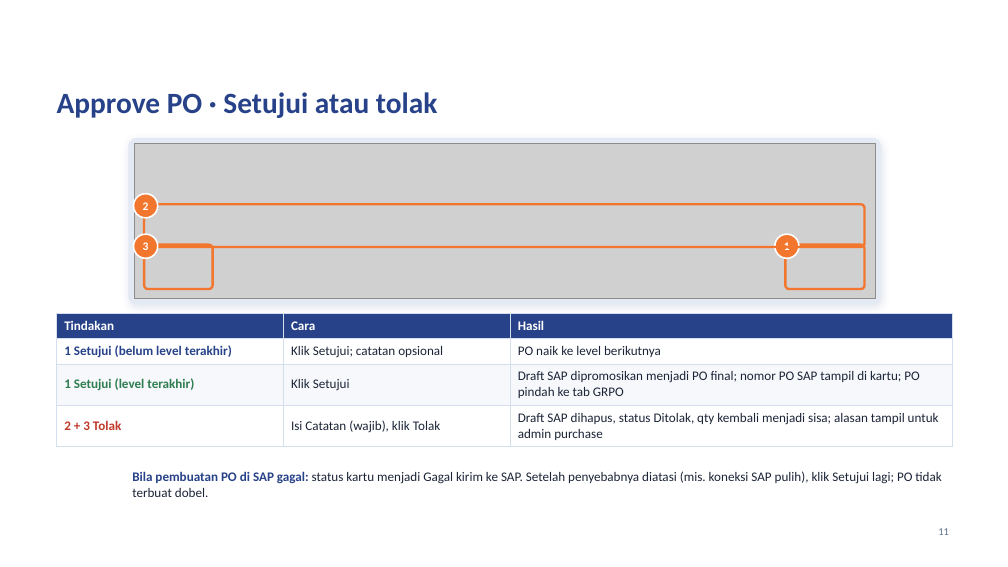
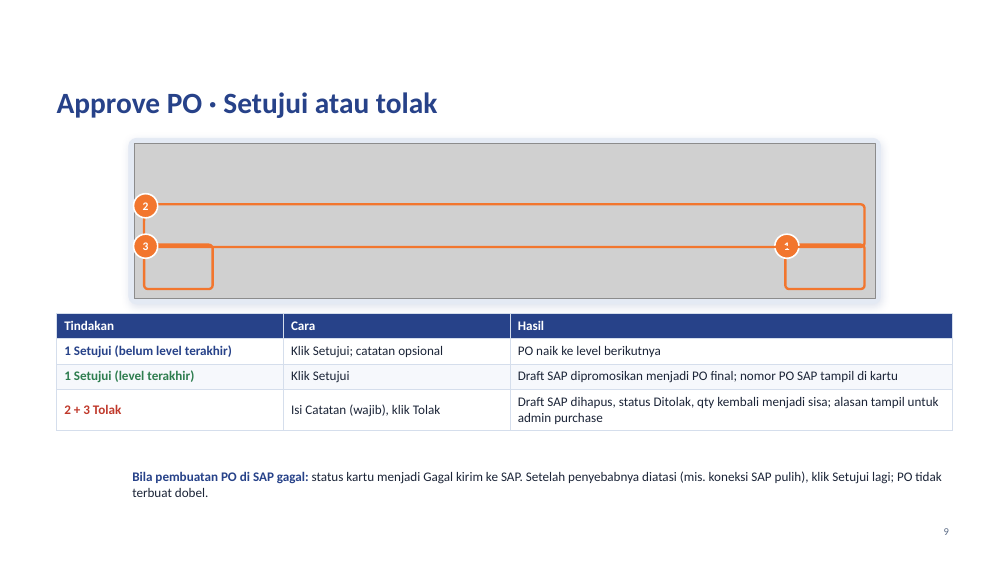
Before and after one commit to alfiandarmawan35/claude, a slide deck: slide 9 of docs/PID_POS_Panduan_Admin_Purchase_Approve_PO.pptx (slide 11 before the commit). Drawn at 1008x567 pixels with LibreOffice and Linux fonts; fonts in the diff are those of the drawing; grey boxes stand for pictures; background and template pictures are left out. Boxes give left, top, right and bottom in pixels: in the first picture for what was removed or moved away, otherwise in the second. Text is boxed around its words. In the diff, an @@ line names an element or a change of style, - is before the commit and + after.

```diff
--- a/docs/PID_POS_Panduan_Admin_Purchase_Approve_PO.pptx
+++ b/docs/PID_POS_Panduan_Admin_Purchase_Approve_PO.pptx
@@ table at [57, 314, 953, 428] @@
-row 3, column 3: Draft SAP dipromosikan menjadi PO final; nomor PO SAP tampil di kartu; PO pindah ke tab GRPO
+row 3, column 3: Draft SAP dipromosikan menjadi PO final; nomor PO SAP tampil di kartu
@@ page number at [944, 528, 949, 535]: text changed @@
-11
+9
```
Also in this commit, not shown: 6 other slides changed, 2 slides removed, 11 other files.
